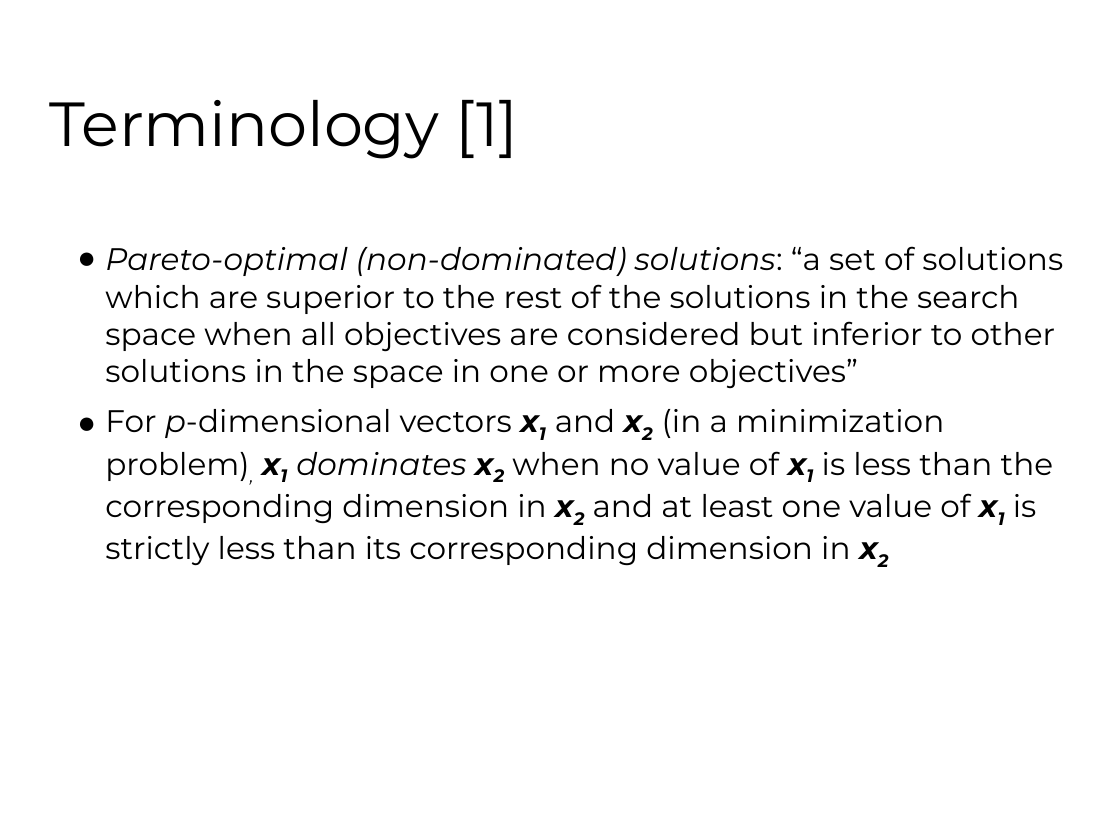
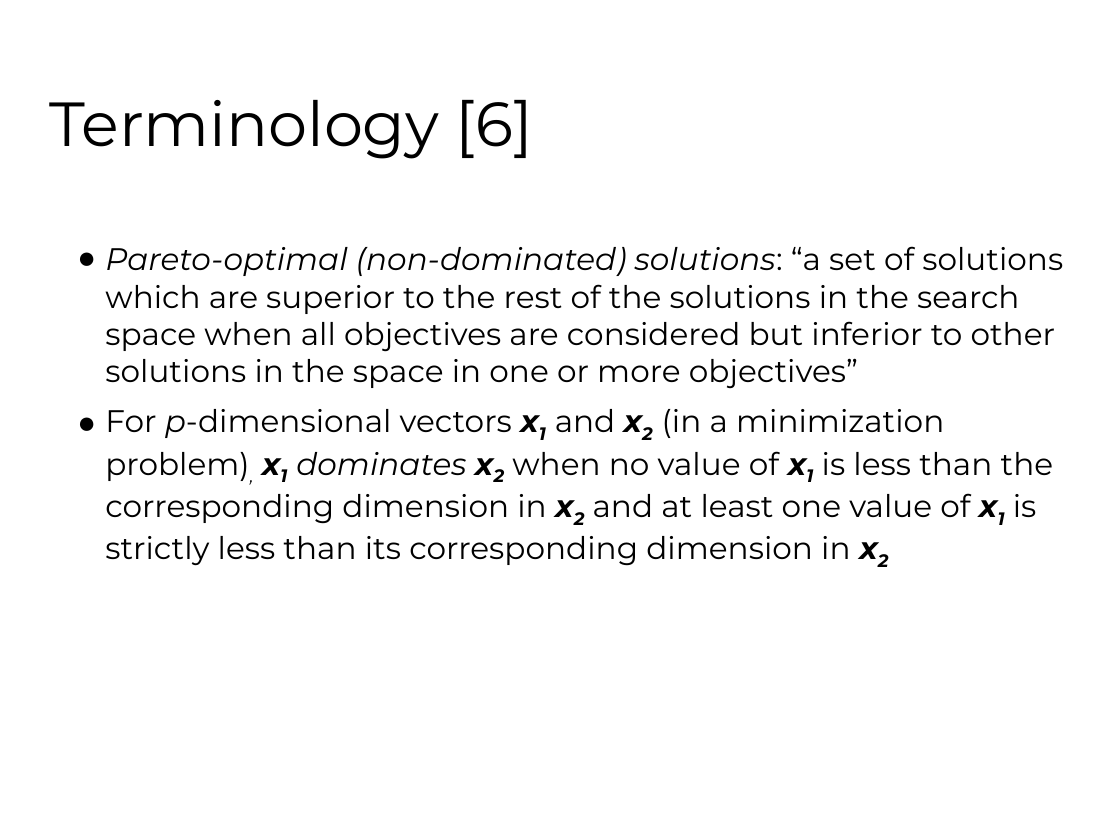
Before and after one commit to fhh23/Evolving-Stock-Market-Indicators-Using-Multi-Objective-Genetic-Algorithms, a slide deck: slide 6 of CSE848_Hormasji_Reiff_ProjectPresentation.pptx. Drawn at 1120x840 pixels with LibreOffice and Linux fonts; fonts in the diff are those of the drawing; background and template pictures are left out. Boxes give left, top, right and bottom in pixels: in the first picture for what was removed or moved away, otherwise in the second. Text is boxed around its words. In the diff, an @@ line names an element or a change of style, - is before the commit and + after.

```diff
--- a/CSE848_Hormasji_Reiff_ProjectPresentation.pptx
+++ b/CSE848_Hormasji_Reiff_ProjectPresentation.pptx
@@ title at bbox=[49, 100, 532, 159]: text changed @@
-Terminology [1]
+Terminology [6]
```
Also in this commit, not shown: 5 other slides changed, 1 other file.
